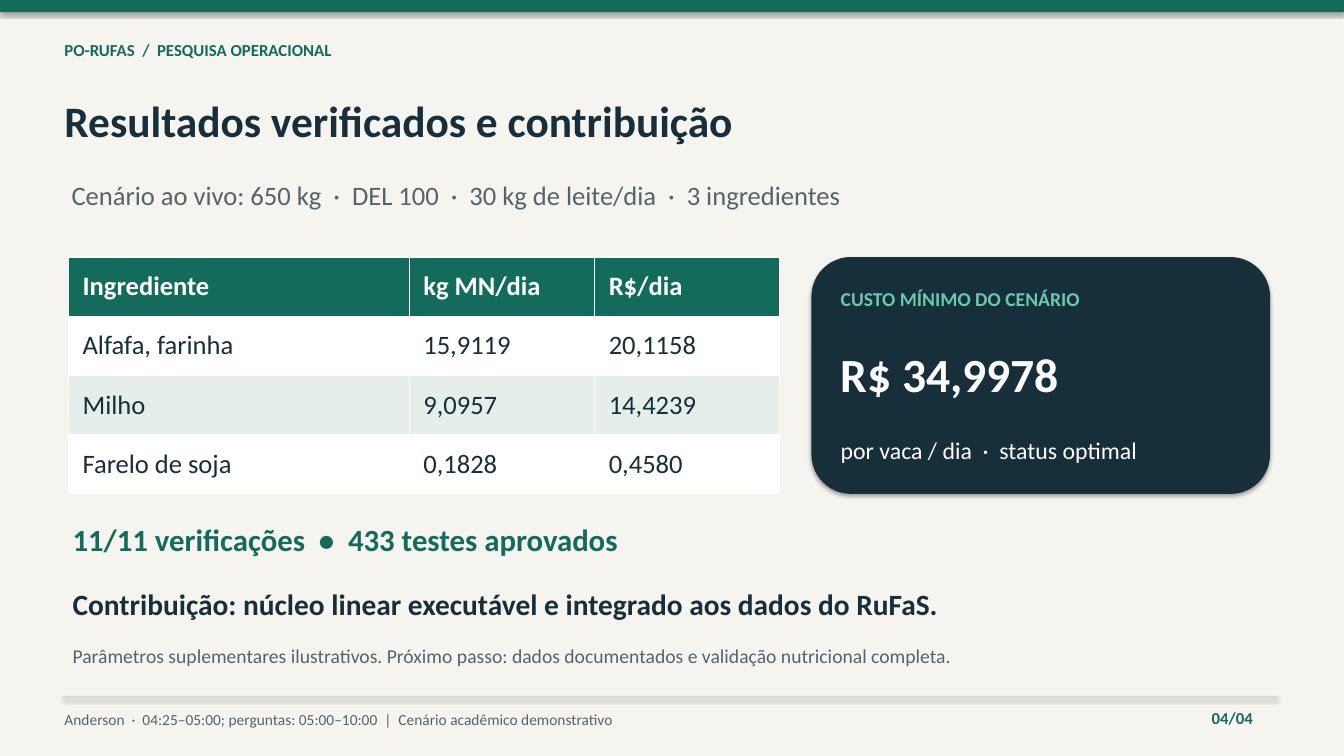
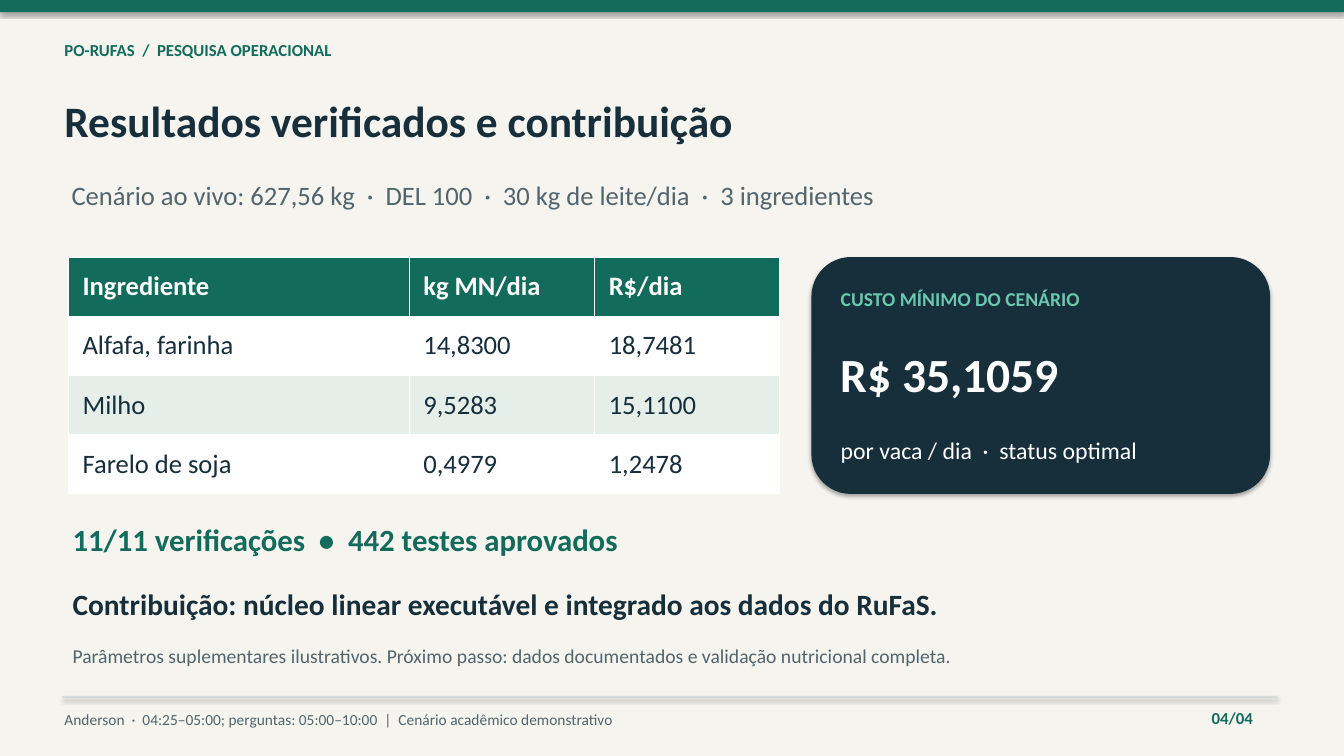
Before and after one commit to sophialannah/PO-Rufas, a slide deck: slide 4 of apresentacao/apresentacao_rufas_5min.pptx. Drawn at 1344x756 pixels with LibreOffice and Linux fonts; fonts in the diff are those of the drawing. Boxes give left, top, right and bottom in pixels: in the first picture for what was removed or moved away, otherwise in the second. Text is boxed around its words. In the diff, an @@ line names an element or a change of style, - is before the commit and + after.

```diff
--- a/apresentacao/apresentacao_rufas_5min.pptx
+++ b/apresentacao/apresentacao_rufas_5min.pptx
@@ text at (x1=72, y1=186, x2=874, y2=210): text changed @@
-Cenário ao vivo: 650 kg · DEL 100 · 30 kg de leite/dia · 3 ingredientes
+Cenário ao vivo: 627,56 kg · DEL 100 · 30 kg de leite/dia · 3 ingredientes
@@ table at (x1=69, y1=257, x2=779, y2=494) @@
-row 2, column 2: 15,9119
+row 2, column 2: 14,8300
-row 2, column 3: 20,1158
+row 2, column 3: 18,7481
-row 3, column 2: 9,0957
+row 3, column 2: 9,5283
-row 3, column 3: 14,4239
+row 3, column 3: 15,1100
-row 4, column 2: 0,1828
+row 4, column 2: 0,4979
-row 4, column 3: 0,4580
+row 4, column 3: 1,2478
@@ text at (x1=841, y1=361, x2=1059, y2=399): text changed @@
-R$ 34,9978
+R$ 35,1059
@@ text at (x1=73, y1=529, x2=617, y2=556): text changed @@
-11/11 verificações • 433 testes aprovados
+11/11 verificações • 442 testes aprovados
```
Also in this commit, not shown: 1 other slide changed, 35 other files.
